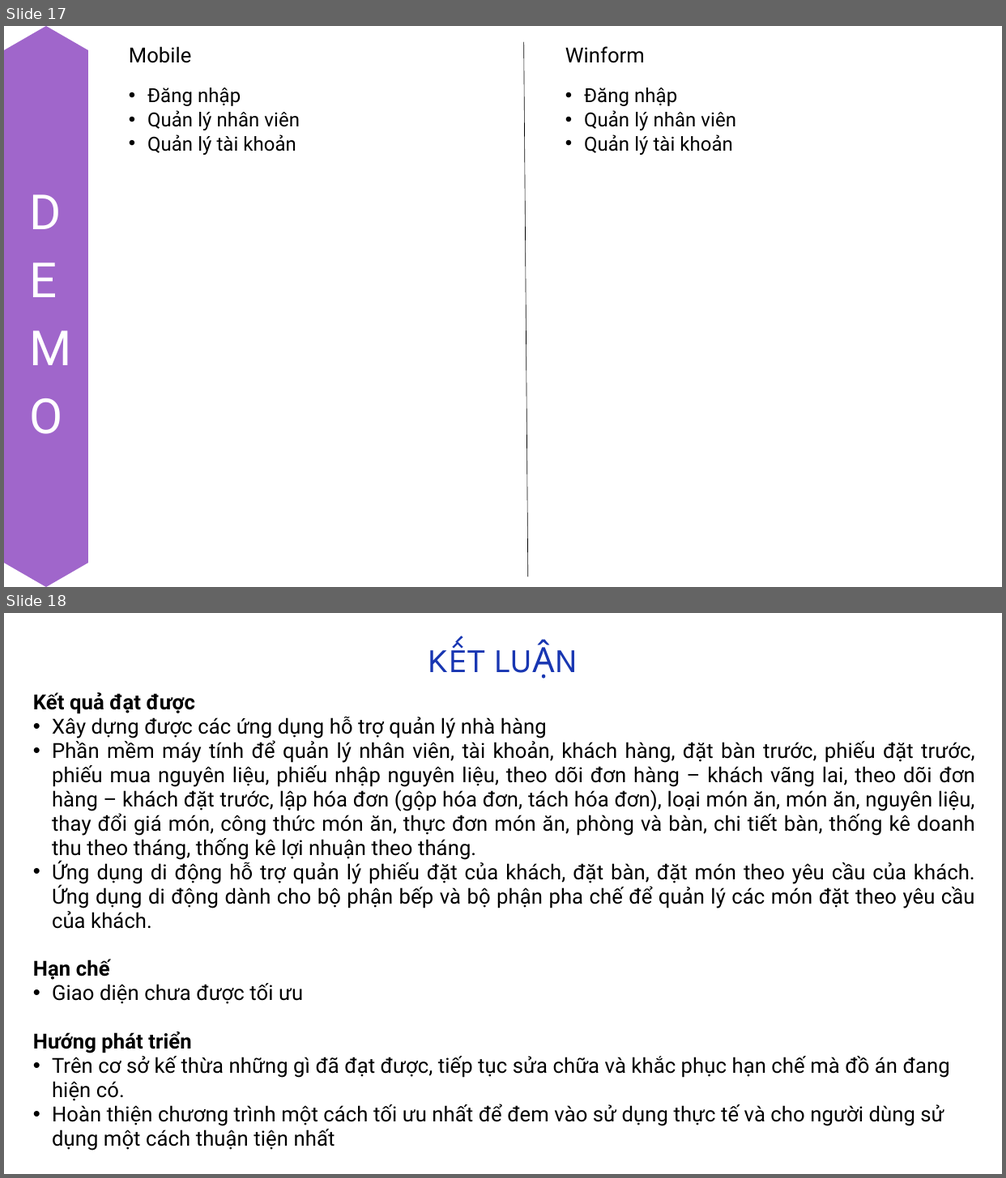
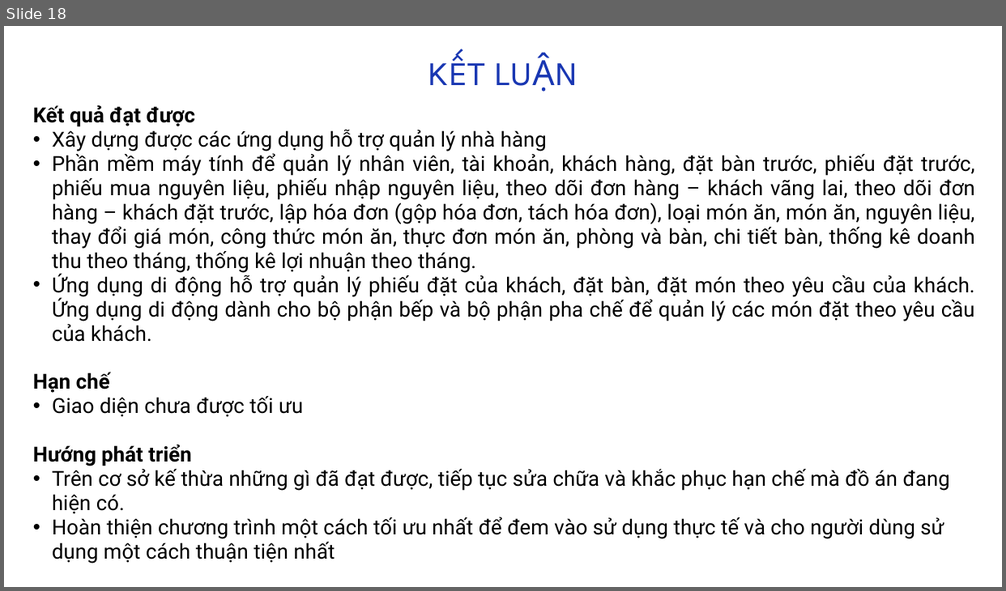
Before and after one commit to nththuha/GraduationProject, a slide deck: ppt - báo cáo đồ án tốt nghiệp.pptx. Shown one above the other, each under a label of ours: slides 17 and 18 before the commit, slide 18 after it. The pictures are 1006x1178 and 1006x591 pixels, drawn with LibreOffice and Linux fonts; fonts in the diff are those of the drawing. Boxes give left, top, right and bottom in pixels: in the first picture for what was removed or moved away, otherwise in the second. Text is boxed around its words. In the diff, an @@ line names an element or a change of style, - is before the commit and + after.

```diff
--- a/ppt - báo cáo đồ án tốt nghiệp.pptx
+++ b/ppt - báo cáo đồ án tốt nghiệp.pptx
@@ slide 17 removed at [4, 26, 1002, 587], background #FFFFFF @@
@@ freeform shape removed at [4, 26, 88, 587] @@
@@ text removed at [129, 46, 191, 63] @@
-Mobile
@@ line removed from (524, 42) to (528, 577) @@
@@ text removed at [565, 46, 645, 63] @@
-Winform
@@ text removed at [147, 88, 300, 155] @@
-• Đăng nhập
-• Quản lý nhân viên
-• Quản lý tài khoản
@@ text removed at [584, 88, 736, 155] @@
-• Đăng nhập
-• Quản lý nhân viên
-• Quản lý tài khoản
@@ text removed at [29, 172, 63, 442] @@
-DEMO
```
Also in this commit, not shown: 1 slide changed, 1 slide added, 2 other files.
